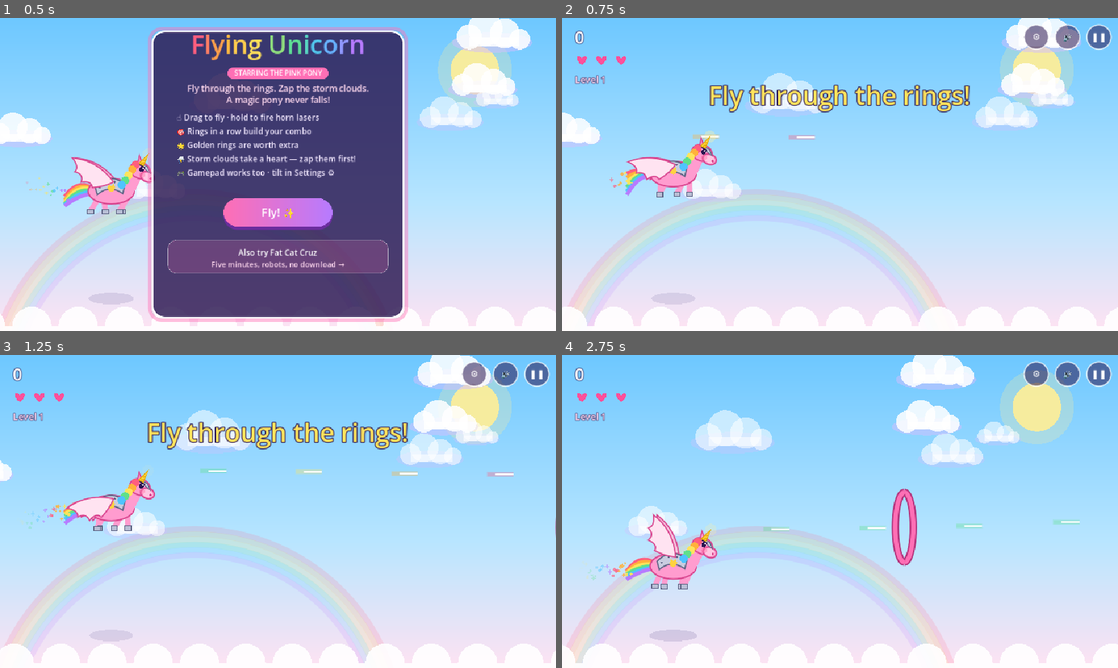
Above: before the commit, frames 1-4 (two rows, left to right).
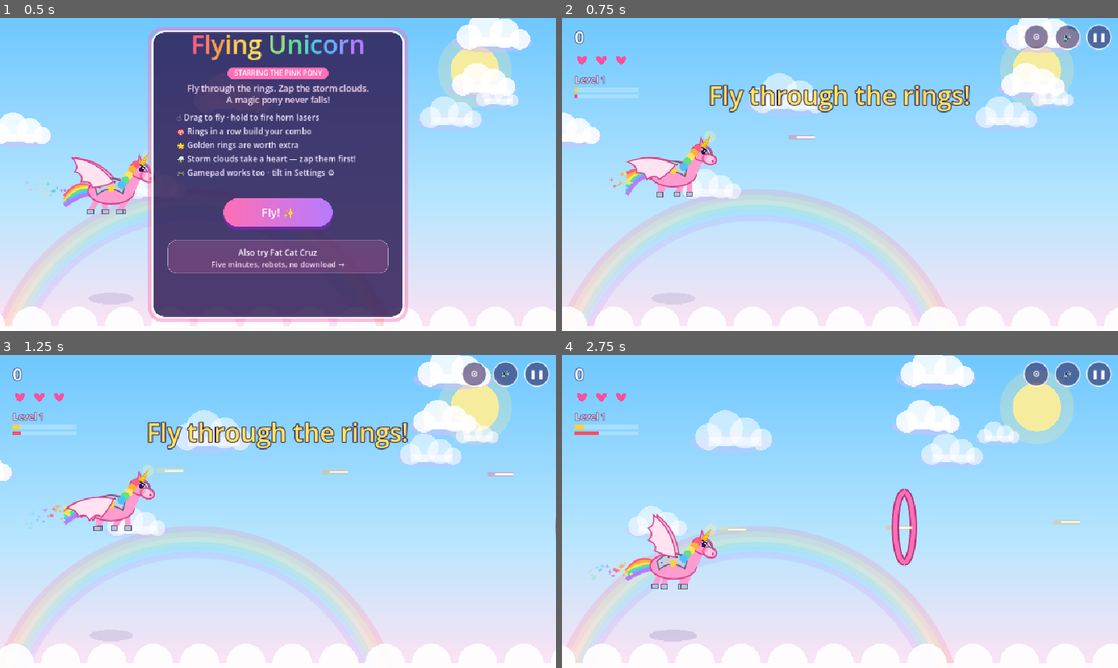
Above: after the commit, the same moments.

Repository: Dan8NOD/flying-unicorn
Game: Godot game, scene res://main.tscn
Two runs of this game, one before a commit and one after it. Both use one fixed random seed, a clock stepped at 60 frames per second and the inputs below.
Inputs (mouse positions are in pixels of both pictures, inside the frame that each line leads up to):
- Up to frame 1 (0.5 s): no input
- Up to frame 2 (0.75 s): tap Enter at 0.5 s; move the mouse to (962, 158) at 0.52 s; hold D (fly_right) from 0.53 s (still down); hold Space (fire) from 0.53 s (still down); click (962, 158) at 0.67 s
- Up to frame 3 (1.25 s): keep holding D (fly_right); keep holding Space (fire)
- Up to frame 4 (2.75 s): release D (fly_right) at 1.25 s; release Space (fire) at 1.25 s; drag from (728, 527) to (812, 574) at 1.27 s; move the mouse to (895, 442) at 2.02 s; hold D (fly_right) from 2.03 s (still down); hold Space (fire) from 2.03 s (still down); tap X at 2.1 s

Frame 1 is identical in both runs. In frame 2, 0.4% of the frame differs, in the area x 2-29%, y 22-39%; in frame 3, 0.7%, in the area x 2-76%, y 22-39%; in frame 4, 0.7%.

Commit message:
Horn heat/reload loop + auto eye-beam
Hold to fire for 9s, then a 3s forced reload with a recharge
shimmer sound, ready blip, heat bar and flashing RELOADING tag.
Laser tempo slowed (0.18s to 0.3s) and laser volume cut 8dB.
Every 6s she fires a 3s red eye-beam that melts storm clouds in
its path (+25 each), with its own ElevenLabs blast, EYE BEAM!
callout and charge pip. Both orientations. Verified headless
clean + windowed beam shot.

Diff:
--- a/main.gd
+++ b/main.gd
@@ -64,6 +64,17 @@
 var ring_timer := 0.6
 var cloud_timer := 3.5
 var fire_cooldown := 0.0
+const FIRE_INTERVAL := 0.3
+const HEAT_TIME := 9.0
+const RELOAD_TIME := 3.0
+const BEAM_PERIOD := 6.0
+const BEAM_DUR := 3.0
+var heat := 0.0
+var overheated := false
+var reload_t := 0.0
+var fire_ok := true
+var beam_cd := BEAM_PERIOD
+var beam_t := 0.0
 var last_ring_y := H / 2
 var hurt_timer := 0.0
 var flash := 0.0
@@ -448,6 +459,7 @@
 	over_fx_timer = 0
 	rings = []; clouds = []; lasers = []; particles = []; pickups = []; popups = []
 	ring_timer = 0.6; cloud_timer = 3.5; fire_cooldown = 0; last_ring_y = H / 2
+	heat = 0; overheated = false; reload_t = 0; fire_ok = true; beam_cd = BEAM_PERIOD; beam_t = 0
 	hurt_timer = 0; flash = 0; level_banner = 2.2; t = 0
 	over_card_timer = 0; over_card_visible = false
 	uni.y = H / 2; uni.vy = 0; uni.vx = 0
@@ -557,6 +569,7 @@
 	if flash > 0: flash -= dt
 	if hurt_timer > 0: hurt_timer -= dt
 	fire_cooldown = maxf(0, fire_cooldown - dt)
+	_tick_weapons(dt)
 	# Feel timers: reactions decay, ambient life goes on.
 	react_pop = maxf(0.0, react_pop - dt * 3.5)
 	react_angle += react_spin * dt
@@ -646,14 +659,17 @@
 		return
 
 	# Firing (touch / space / gamepad)
-	var want_fire := pointer_down or Input.is_action_pressed("fire")
+	var want_fire := (pointer_down or Input.is_action_pressed("fire")) and fire_ok
 	if want_fire and fire_cooldown <= 0:
 		var tip := _horn_tip()
 		var l := Laser.new()
 		l.x = tip.x; l.y = tip.y
 		l.c = RAINBOW[lasers.size() % 6]
 		lasers.append(l)
-		fire_cooldown = 0.18
+		fire_cooldown = FIRE_INTERVAL
+		heat += FIRE_INTERVAL / HEAT_TIME
+		if heat >= 1.0:
+			_start_reload()
 		synth.laser()
 
 	# Spawning
@@ -752,6 +768,59 @@
 	_update_particles(dt)
 
 
+func _start_reload() -> void:
+	overheated = true
+	reload_t = RELOAD_TIME
+	heat = 1.0
+	synth.reload()
+	_popup(uni.x, uni.y - 110, "Reloading…", Color("9adcff"))
+
+
+func _beam_origin() -> Vector2:
+	if vertical:
+		return Vector2(uni.x, uni.y - 70)
+	return Vector2(uni.x + 52, uni.y - 18)
+
+
+# Heat, reload and the auto eye-beam. Sets fire_ok for the two fire sites.
+func _tick_weapons(dt: float) -> void:
+	var want_fire := state == "play" and (pointer_down or Input.is_action_pressed("fire"))
+	if overheated:
+		reload_t -= dt
+		heat = clampf(reload_t / RELOAD_TIME, 0.0, 1.0)
+		if reload_t <= 0:
+			overheated = false
+			heat = 0.0
+			synth.ready()
+	elif not want_fire:
+		heat = maxf(0.0, heat - dt / (HEAT_TIME * 0.5))
+	fire_ok = want_fire and not overheated
+	if state != "play":
+		return
+	if beam_t > 0:
+		beam_t -= dt
+		_beam_hit()
+		if beam_t <= 0:
+			beam_cd = BEAM_PERIOD - BEAM_DUR
+	elif beam_cd > 0:
+		beam_cd -= dt
+		if beam_cd <= 0:
+			beam_t = BEAM_DUR
+			synth.beam()
+			_popup(uni.x, uni.y - 130, "EYE BEAM!", Color("ff4d5e"))
+
+
+func _beam_hit() -> void:
+	for c in clouds:
+		if c.dead:
+			continue
+		var in_beam: bool = (absf(c.x - uni.x) < 80 and c.y < uni.y) if vertical else (c.x > uni.x - 20 and absf(c.y - (uni.y - 18)) < 70)
+		if in_beam:
+			c.dead = true
+			score += 25
+			_burst(c.x, c.y, 24, [Color.WHITE, Color("ff4d5e"), Color("ffd23f")], 260)
+
+
 func _roll_cloud_kind(c: StormCloud) -> void:
 	var roll := randf()
 	c.zappy = randf() < 1.0 / 9.0
@@ -847,12 +916,15 @@
 		return
 
 	# Firing upward.
-	if (pointer_down or Input.is_action_pressed("fire")) and fire_cooldown <= 0:
+	if (pointer_down or Input.is_action_pressed("fire")) and fire_ok and fire_cooldown <= 0:
 		var l := Laser.new()
 		l.x = uni.x; l.y = uni.y - 70
 		l.c = RAINBOW[lasers.size() % 6]
 		lasers.append(l)
-		fire_cooldown = 0.18
+		fire_cooldown = FIRE_INTERVAL
+		heat += FIRE_INTERVAL / HEAT_TIME
+		if heat >= 1.0:
+			_start_reload()
 		synth.laser()
 
 	# Spawning from the top.
@@ -1698,6 +1770,15 @@
 	for i in 3:
 		draw_colored_polygon(_heart_poly(34 + i * 34, 76, 15), Color("ff4f9a") if i < hearts else Color(1, 1, 1, 0.35))
 	_stroke_text(Vector2(22, 112), "Level %d" % level, 16, Color("ffd9ef"), HORIZONTAL_ALIGNMENT_LEFT, 4)
+	# Horn heat bar + eye-beam charge pip.
+	draw_rect(Rect2(22, 120, 110, 8), Color(1, 1, 1, 0.25))
+	var heat_col := Color("ff4d5e") if overheated else Color("ffd23f")
+	draw_rect(Rect2(22, 120, 110 * clampf(heat, 0.0, 1.0), 8), heat_col)
+	var beam_k := 1.0 if beam_t > 0 else 1.0 - clampf(beam_cd / BEAM_PERIOD, 0.0, 1.0)
+	draw_rect(Rect2(22, 132, 110, 6), Color(1, 1, 1, 0.25))
+	draw_rect(Rect2(22, 132, 110 * beam_k, 6), Color("ff4d5e"))
+	if overheated and int(t * 4) % 2 == 0:
+		_stroke_text(Vector2(22, 150), "RELOADING…", 16, Color("9adcff"), HORIZONTAL_ALIGNMENT_LEFT, 4)
 	if combo > 1:
 		_stroke_text(Vector2(VW / 2, 40), "Combo x%d" % combo, 22, RAINBOW[int(t * 8) % 6], HORIZONTAL_ALIGNMENT_CENTER, 5)
 	if level_banner > 0 and state == "play":
@@ -1751,6 +1832,16 @@
 			glow.a = 0.35
 			draw_line(Vector2(l.x - 44, l.y), Vector2(l.x, l.y), glow, 7, true)
 			draw_line(Vector2(l.x - 30, l.y), Vector2(l.x, l.y), Color.WHITE, 3, true)
+
+	# Eye beam: thick red lance with a white-hot core, flickering hard.
+	if beam_t > 0 and state == "play":
+		var o := _beam_origin()
+		var fl := 11.0 + 4.0 * sin(t * 40.0)
+		var far := Vector2(o.x, -40) if vertical else Vector2(W + 40, o.y)
+		draw_line(o, far, Color(1, 0.15, 0.2, 0.35), fl + 9, true)
+		draw_line(o, far, Color(1, 0.3, 0.35, 0.9), fl, true)
+		draw_line(o, far, Color.WHITE, 4, true)
+		draw_circle(o, 13, Color(1, 0.4, 0.45, 0.9))
 
 	if vertical:
 		_draw_pony_top()
--- a/synth.gd
+++ b/synth.gd
@@ -104,7 +104,7 @@
 	return s
 
 
-func _play(key: String, notes: Array, pitch := 1.0) -> void:
+func _play(key: String, notes: Array, pitch := 1.0, vol := 0.0) -> void:
 	if muted:
 		return
 	var v := _variant_stream(key)
@@ -113,10 +113,12 @@
 			if not p.playing:
 				p.stream = v
 				p.pitch_scale = pitch
+				p.volume_db = vol
 				p.play()
 				return
 		players[0].stream = v
 		players[0].pitch_scale = pitch
+		players[0].volume_db = vol
 		players[0].play()
 		return
 	var f := _file_stream(key)
@@ -125,10 +127,12 @@
 			if not p.playing:
 				p.stream = f
 				p.pitch_scale = pitch
+				p.volume_db = vol
 				p.play()
 				return
 		players[0].stream = f
 		players[0].pitch_scale = pitch
+		players[0].volume_db = vol
 		players[0].play()
 		return
 	if not _cache.has(key):
@@ -137,16 +141,18 @@
 		if not p.playing:
 			p.stream = _cache[key]
 			p.pitch_scale = pitch
+			p.volume_db = vol
 			p.play()
 			return
 	# all busy: steal the first
 	players[0].stream = _cache[key]
 	players[0].pitch_scale = pitch
+	players[0].volume_db = vol
 	players[0].play()
 
 # ─── sfx ────────────────────────────────────────────────────────────────────
 func laser() -> void:
-	_play("laser", [{ "f": 1200.0, "dur": 0.09, "wave": Wave.SQUARE, "vol": 0.035, "slide": -700.0 }])
+	_play("laser", [{ "f": 1200.0, "dur": 0.09, "wave": Wave.SQUARE, "vol": 0.035, "slide": -700.0 }], 1.0, -8.0)
 
 func ring(combo: int) -> void:
 	var b := 520.0 + mini(combo, 12) * 40.0
@@ -191,6 +197,18 @@
 
 func thunder() -> void:
 	_play("thunder", [{ "f": 90.0, "dur": 0.6, "wave": Wave.SINE, "vol": 0.14, "slide": -40.0 }])
+
+func reload() -> void:
+	_play("reload1", [
+		{ "f": 500.0, "dur": 0.5, "wave": Wave.SINE, "vol": 0.1, "slide": 900.0 },
+		{ "f": 1400.0, "dur": 0.12, "wave": Wave.TRIANGLE, "vol": 0.12, "delay": 0.55 },
+	])
+
+func beam() -> void:
+	_play("beam1", [{ "f": 140.0, "dur": 1.2, "wave": Wave.SAWTOOTH, "vol": 0.09, "slide": 60.0 }])
+
+func ready() -> void:
+	_play("ready", [{ "f": 880.0, "dur": 0.1, "wave": Wave.TRIANGLE, "vol": 0.1 }])
 
 
 # Looping ambience beds on dedicated players (never stolen by one-shots).
Not shown, added: audio/ring1.mp3.import
Not shown, added: audio/ring2.mp3.import
Not shown, added: audio/ring3.mp3.import
Not shown, added: audio/beam1.mp3
Not shown, added: audio/reload1.mp3
